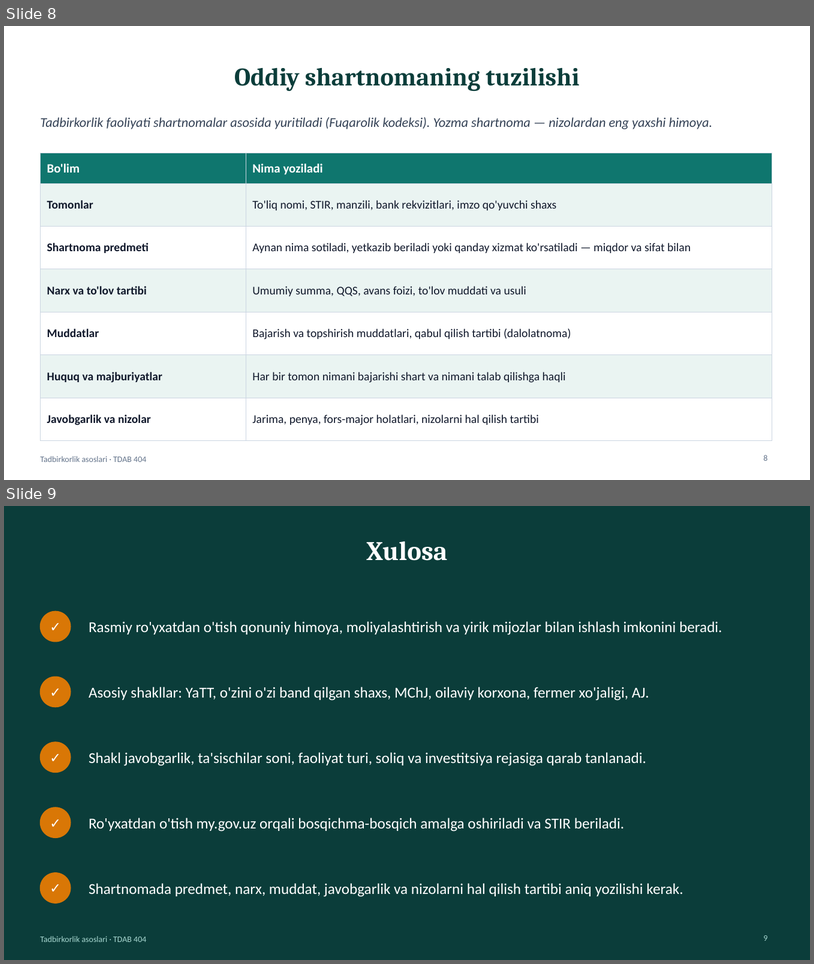
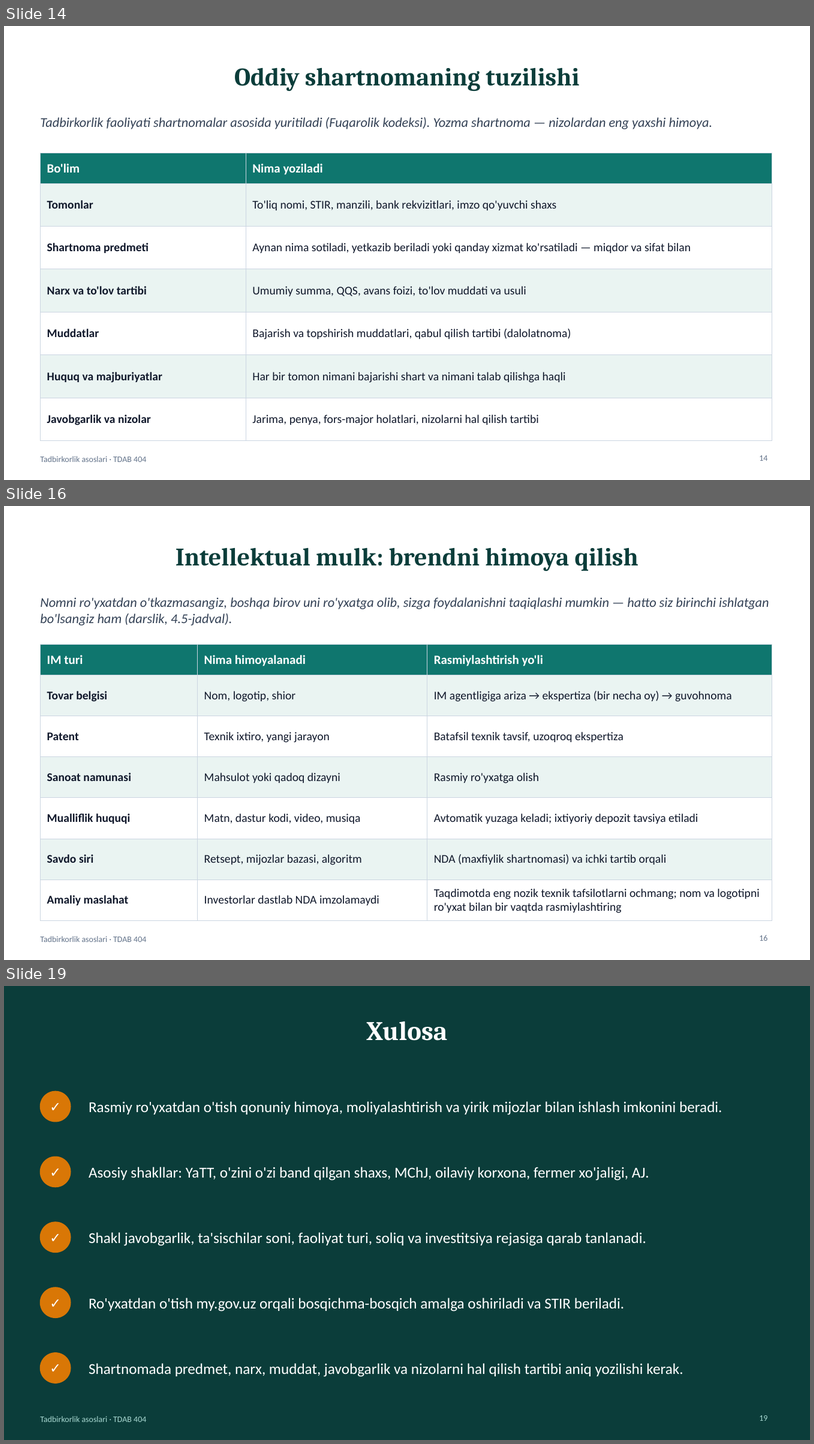
Before and after one commit to Ulugbek3989/tad, a slide deck: public/resources/taqdimotlar/M04-taqdimot.pptx. Shown one above the other, each under a label of ours: slides 8 and 9 before the commit, slides 14, 16 and 19 after it; the slides between them are not shown. The pictures are 814x964 and 814x1444 pixels, drawn with LibreOffice and Linux fonts; fonts in the diff are those of the drawing. Boxes give left, top, right and bottom in pixels: in the first picture for what was removed or moved away, otherwise in the second. Text is boxed around its words. In the diff, an @@ line names an element or a change of style, - is before the commit and + after.

```diff
--- a/public/resources/taqdimotlar/M04-taqdimot.pptx
+++ b/public/resources/taqdimotlar/M04-taqdimot.pptx
@@ slide 16 added at <box>4,506,810,960</box>, background #FFFFFF; not listed: 1 template element that a slide beside it also shows @@
@@ title added at <box>176,547,639,571</box>, 30 pt, text #0B3D3A, bold @@
+Intellektual mulk: brendni himoya qilish
@@ text added at <box>40,597,770,625</box>, 16 pt, text #334155, italic @@
+Nomni ro'yxatdan o'tkazmasangiz, boshqa birov uni ro'yxatga olib, sizga foydalanishni taqiqlashi mumkin — hatto siz birinchi ishlatgan bo'lsangiz ham (darslik, 4.5-jadval).
@@ table added at <box>40,645,772,915</box>, 7 rows, 3 columns @@
+IM turi | Nima himoyalanadi | Rasmiylashtirish yo'li
+Tovar belgisi | Nom, logotip, shior | IM agentligiga ariza → ekspertiza (bir necha oy) → guvohnoma
+Patent | Texnik ixtiro, yangi jarayon | Batafsil texnik tavsif, uzoqroq ekspertiza
+Sanoat namunasi | Mahsulot yoki qadoq dizayni | Rasmiy ro'yxatga olish
+Mualliflik huquqi | Matn, dastur kodi, video, musiqa | Avtomatik yuzaga keladi; ixtiyoriy depozit tavsiya etiladi
+Savdo siri | Retsept, mijozlar bazasi, algoritm | NDA (maxfiylik shartnomasi) va ichki tartib orqali
+Amaliy maslahat | Investorlar dastlab NDA imzolamaydi | Taqdimotda eng nozik texnik tafsilotlarni ochmang; nom va logotipni ro'yxat bilan bir vaqtda rasmiylashtiring
@@ page number added at <box>759,934,768,940</box>, 10 pt, text #64748B @@
+16
@@ what was slide 8 is now slide 14 @@
@@ page number at <box>759,455,768,460</box>: text changed @@
-8
+14
@@ what was slide 9 is now slide 19 @@
@@ page number at <box>759,1415,768,1420</box>: text changed @@
-9
+19
```
Also in this commit, not shown: 1 slide changed, 9 other slides added, 41 other files.
